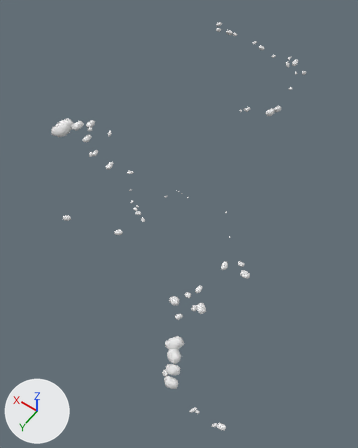
Renders of the glTF model UKONG/models/BOULDERS.glb from each side of a commit.
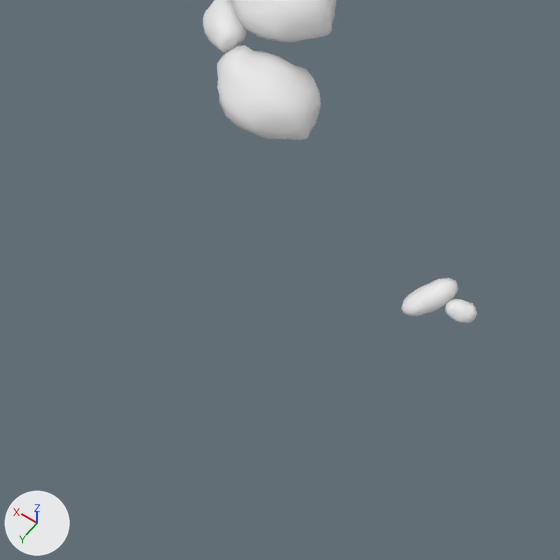
Each version is shown whole from a 50 mm camera at (-616.0, 678.0, 658.0) aimed at (-286.0, 216.0, -69.0), then close up on the part from 38% to 59% of the width and 83% to 100% of the height. Arrows for +X, +Y and +Z are at lower left; the lights stay in place. Vertices at the same position are counted once.

In view in the first close-up: '7-BOULDERS'.
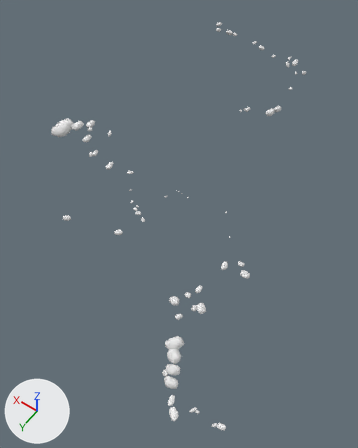
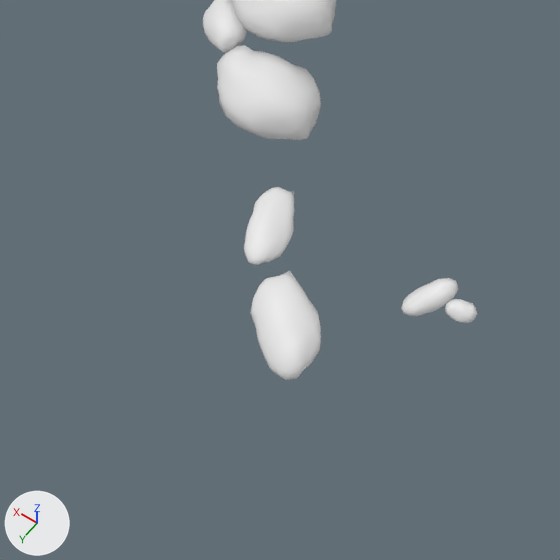
Where the change shows, as pixel boxes [x1, y1, x2, y2] in the close-ups (560 x 560 px):
```json
{"object": "7-BOULDERS", "change": "reshaped", "before": [203, 0, 477, 323], "after": [203, 0, 477, 380]}
{"part": 1, "of": "me_icosphere_001", "change": "added", "after": [244, 187, 294, 265]}
{"part": 2, "of": "me_icosphere_001", "change": "added", "after": [250, 271, 321, 380]}
```

The change, as JSON lines over the scene's bpy script:
```json
{"block": "me_icosphere_001", "where": "me_icosphere_001.from_pydata(...)  # 10206 vertices, 20160 faces; spans x -557.0..12.0, y -306.0..503.0, z -21.0..32.0"}
{"block": "me_icosphere_001", "where": "# used by ob_7_boulders; location = (0.0, 0.0, 0.0)"}
{"block": "me_icosphere_001", "change": "me_icosphere_001 part 1: the loose piece of 162 vertices spanning x -474.0..-452.0, y 475.0..490.0, z -18.0..-4.0 is copied, and the copy is multiplied about its middle by the matrix ((-0.097, -0.539, -0.23), (0.694, -0.023, -0.079), (-0.003, -0.078, 0.271)), then moved by (-15.0, 20.0, 3.0); it spans x -483.0..-474.0, y 495.0..510.0, z -10.0..-6.0"}
{"block": "me_icosphere_001", "change": "me_icosphere_001 part 2: the loose piece of 162 vertices spanning x -514.0..-506.0, y 494.0..503.0, z -5.0..2.0 is copied, and the copy is multiplied about its middle by the matrix ((0.048, 1.85, 0.353), (-1.079, 0.292, 1.516), (1.38, -0.473, 0.667)), then moved by (19.0, 17.0, -5.0); it spans x -499.0..-483.0, y 508.0..523.0, z -11.0..-3.0"}
```
